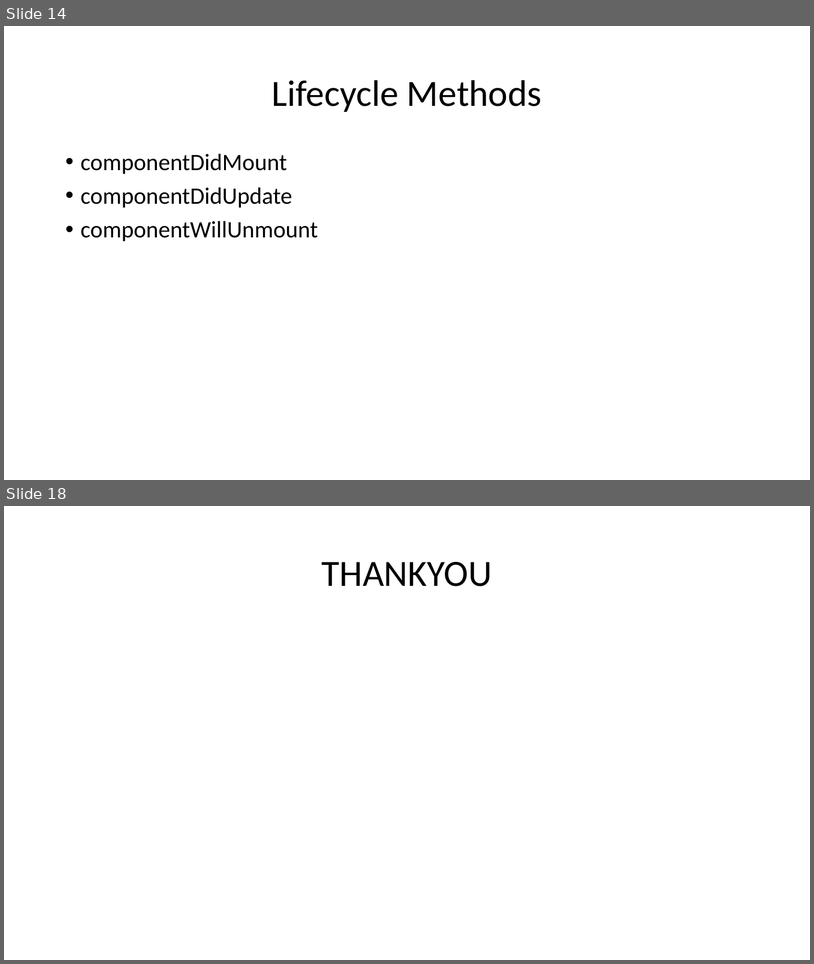
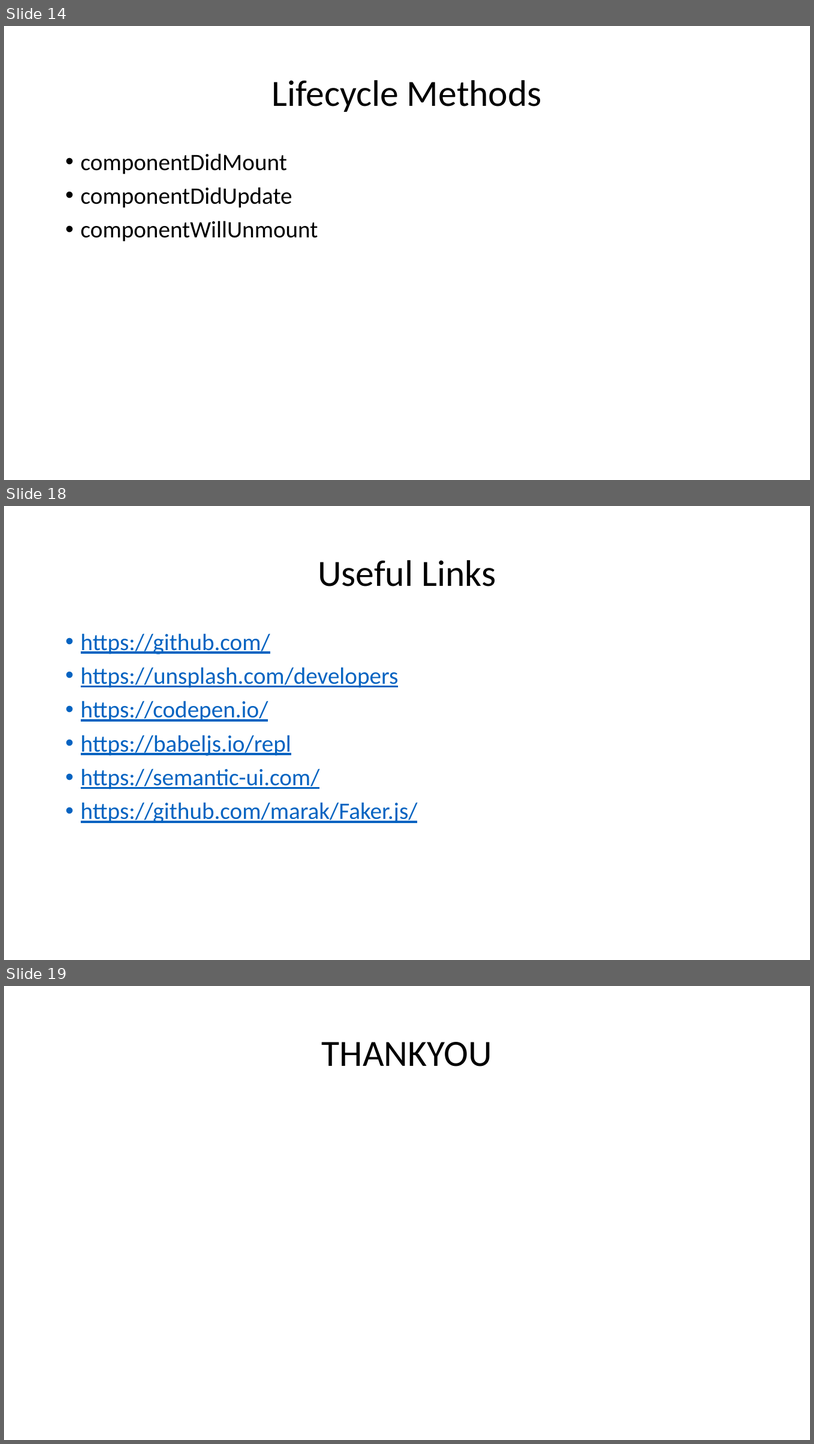
Before and after one commit to sreekanthkategaru/react, a slide deck: react_ppt.pptx. Shown one above the other, each under a label of ours: slides 14 and 18 before the commit, slides 14, 18 and 19 after it; the slides between them are not shown. The pictures are 814x964 and 814x1444 pixels, drawn with LibreOffice and Linux fonts; fonts in the diff are those of the drawing. Boxes give left, top, right and bottom in pixels: in the first picture for what was removed or moved away, otherwise in the second. Text is boxed around its words. In the diff, an @@ line names an element or a change of style, - is before the commit and + after.

```diff
--- a/react_ppt.pptx
+++ b/react_ppt.pptx
@@ slide 18 added at (x1=4, y1=506, x2=810, y2=960), background #FFFFFF @@
@@ title added at (x1=318, y1=560, x2=496, y2=586), 44 pt, text #000000 @@
+Useful Links
@@ text added at (x1=81, y1=633, x2=418, y2=823), 28 pt, text #0563C1, underline @@
+• https://github.com/
+• https://unsplash.com/developers
+• https://codepen.io/
+• https://babeljs.io/repl
+• https://semantic-ui.com/
+• https://github.com/marak/Faker.js/
@@ what was slide 18 is now slide 19 @@
```
Also in this commit, not shown: 2 slides changed, 26 other files.
